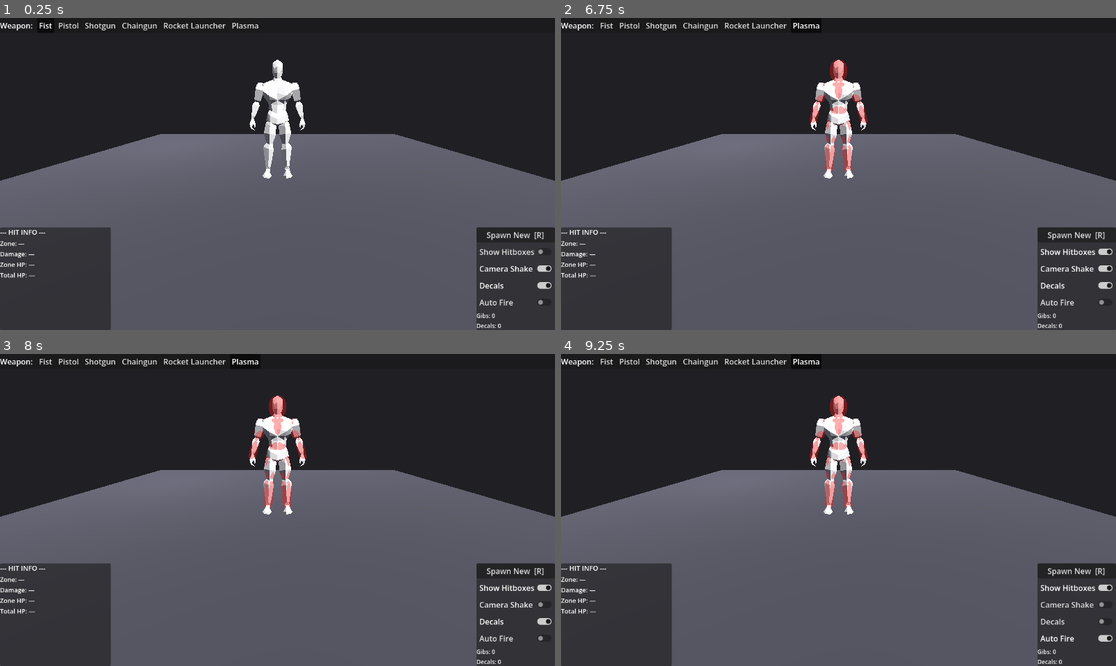
Above: before the commit, frames 1-4 (two rows, left to right).
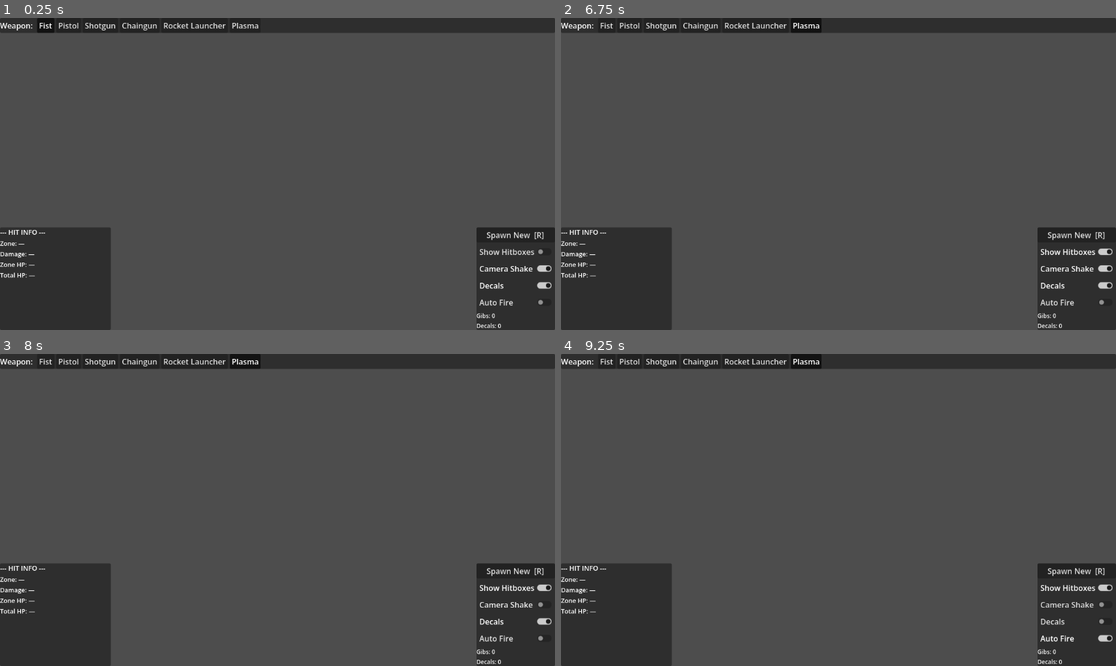
Above: after the commit, the same moments.

Repository: alexnox744-afk/gib-stand
Game: Godot game, scene res://scenes/TestStand.tscn
The game is run twice, just before and just after one commit, with the same random seed, the same clock (stepped at 60 frames per second) and the same inputs.
Inputs:
- Up to frame 1 (0.25 s): no input
- Up to frame 2 (6.75 s): click "Spawn New [R]" at 0.5 s; click "Spawn New [R]" at 1.25 s; click "Fist" at 2 s; click "Pistol" at 2.75 s; click "Shotgun" at 3.5 s; click "Chaingun" at 4.25 s; click "Rocket Launcher" at 5 s; click "Plasma" at 5.75 s; click "Show Hitboxes" at 6.5 s
- Up to frame 3 (8 s): click "Camera Shake" at 7.25 s
- Up to frame 4 (9.25 s): click "Decals" at 8 s; click "Auto Fire" at 8.75 s

The runs differ from the first frame. In frame 1, 61% of the frame differs, in the area x 0-100%, y 0-100%; in frame 2, 61%; in frame 3, 61%; in frame 4, 61%.
Error after the commit: Parse Error: Cannot infer the type of "bn" variable because the value doesn't have a set type. (res://scripts/Enemy.gd:411)

Commit message:
Lock spine joints so the torso stays rigid
The Mixamo skeleton has 3 spine segments + neck, each with a joint, so
the torso folded like an accordion. Spine/Neck joints now get a tiny
6-degree swing/twist span (near-rigid), while limbs keep the normal 45
degrees. Torso holds its shape, limbs still flop naturally.

Co-Authored-By: Claude Opus 4.8 <noreply@anthropic.com>
Claude-Session: https://claude.ai/code/session_013JB6hRmxKWCMDvgayNmaPP

Diff:
--- a/scripts/Enemy.gd
+++ b/scripts/Enemy.gd
@@ -404,11 +404,15 @@
 		if pb.joint_type == PhysicalBone3D.JOINT_TYPE_NONE:
 			continue
 		# Create Physical Skeleton делает PIN-суставы (точечные, БЕЗ угловых
-		# лимитов — оттого тело складывается само в себя). Меняем на CONE и
-		# ограничиваем размах, чтобы конечности не проходили сквозь тело.
+		# лимитов — оттого тело складывается). Меняем на CONE с лимитом размаха.
+		# Позвоночник из 3 сегментов (Spine/Spine1/Spine2) + Neck превращает торс
+		# в гармошку — их суставы зажимаем почти намертво, корпус держится жёстко;
+		# конечностям оставляем нормальную подвижность.
+		var bn := pb.bone_name
+		var rigid := bn.contains("Spine") or bn.contains("Neck")
 		pb.joint_type = PhysicalBone3D.JOINT_TYPE_CONE
-		pb.set("joint_constraints/swing_span", 45.0)
-		pb.set("joint_constraints/twist_span", 35.0)
+		pb.set("joint_constraints/swing_span", 6.0 if rigid else 45.0)
+		pb.set("joint_constraints/twist_span", 6.0 if rigid else 35.0)
 		pb.set("joint_constraints/bias", 0.3)
 		pb.set("joint_constraints/relaxation", 1.0)
 		pb.set("joint_constraints/softness", 0.8)
